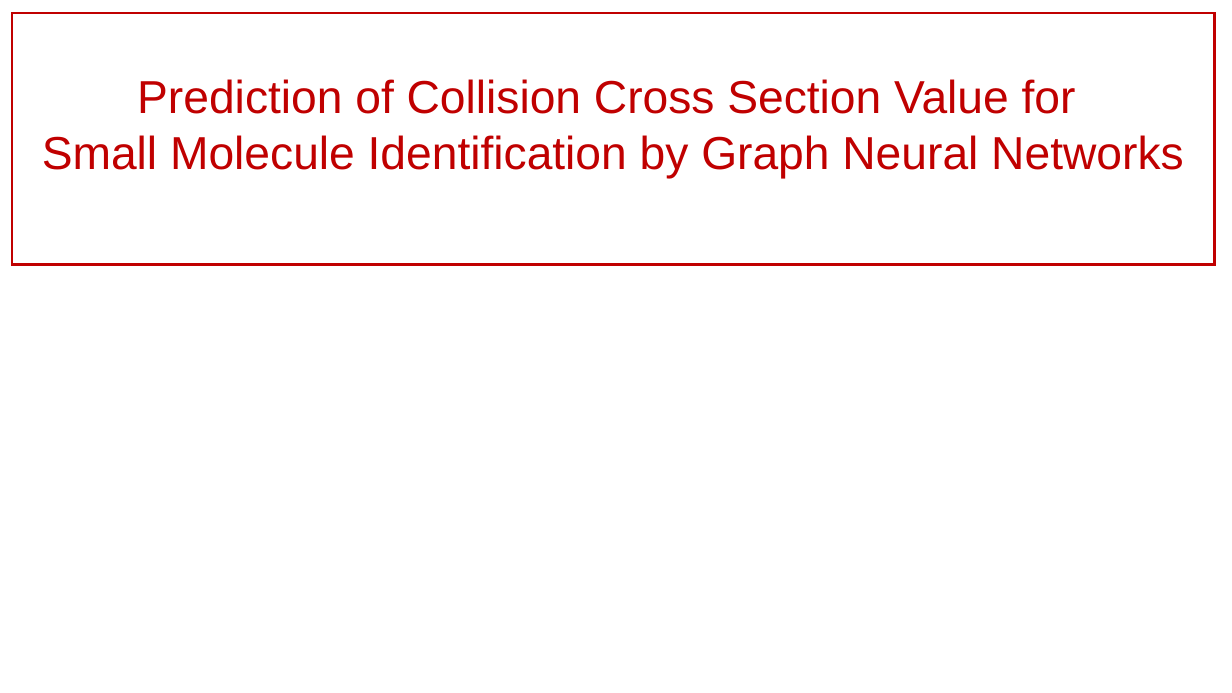
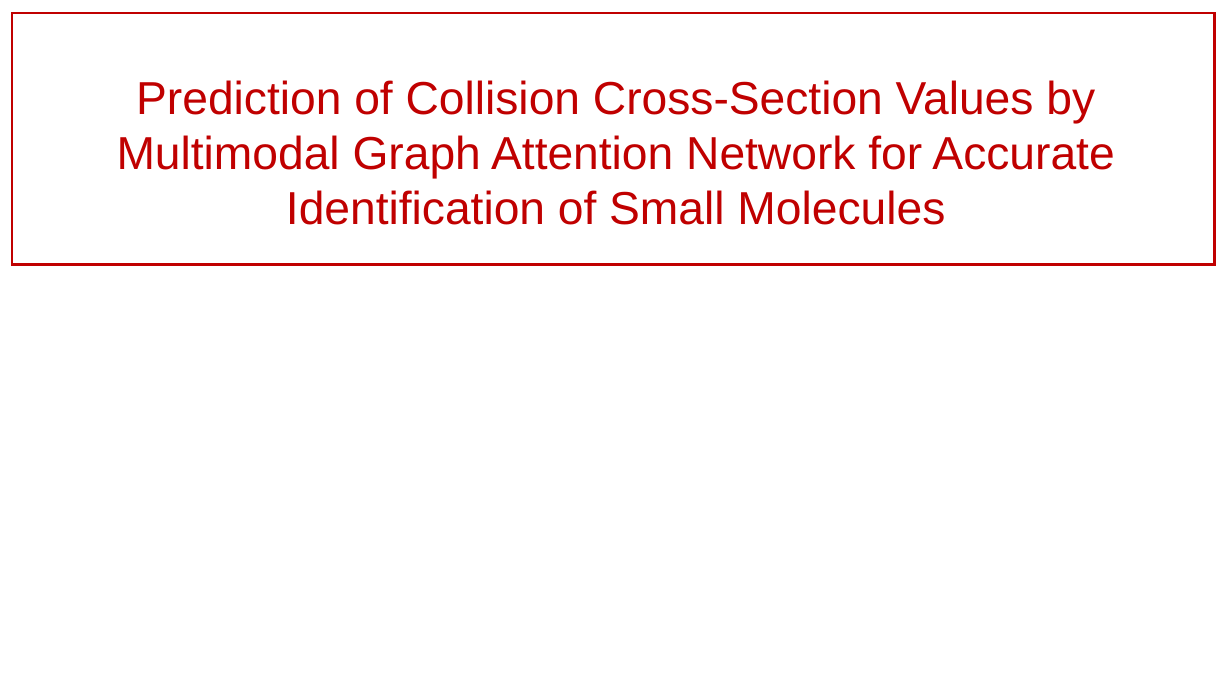
Before and after one commit to mmetalab/mgat-ccs, a slide deck: slide 1 of Figures.pptx. Drawn at 1232x693 pixels with LibreOffice and Linux fonts; fonts in the diff are those of the drawing. Boxes give left, top, right and bottom in pixels: in the first picture for what was removed or moved away, otherwise in the second. Text is boxed around its words. In the diff, an @@ line names an element or a change of style, - is before the commit and + after.

```diff
--- a/Figures.pptx
+++ b/Figures.pptx
@@ text at [117, 80, 1114, 225]: text changed @@
-Prediction of Collision Cross Section Value for
-Small Molecule Identification by Graph Neural Networks
+Prediction of Collision Cross-Section Values by Multimodal Graph Attention Network for Accurate Identification of Small Molecules
```
Also in this commit, not shown: 14 other files.
